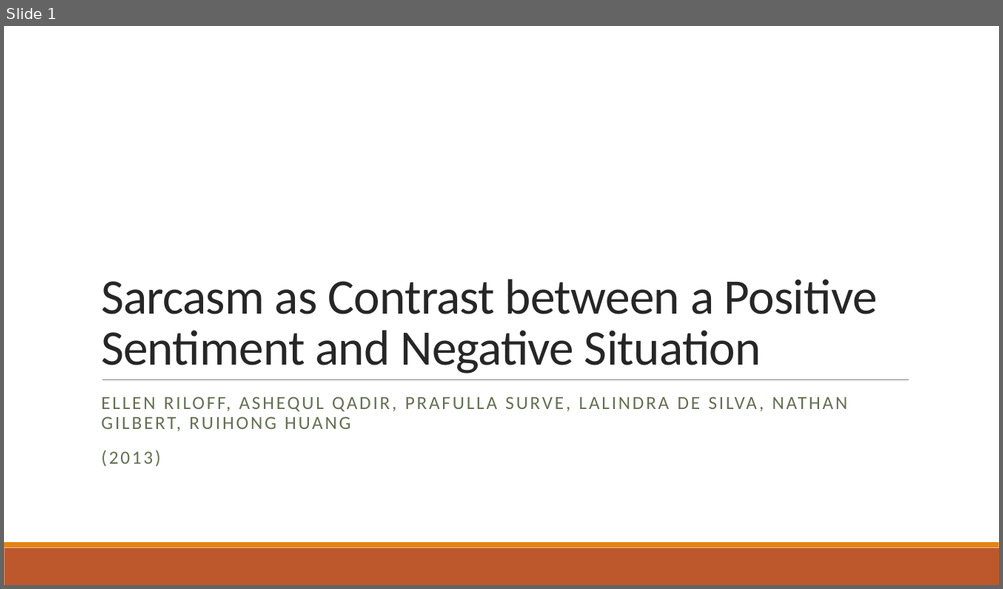
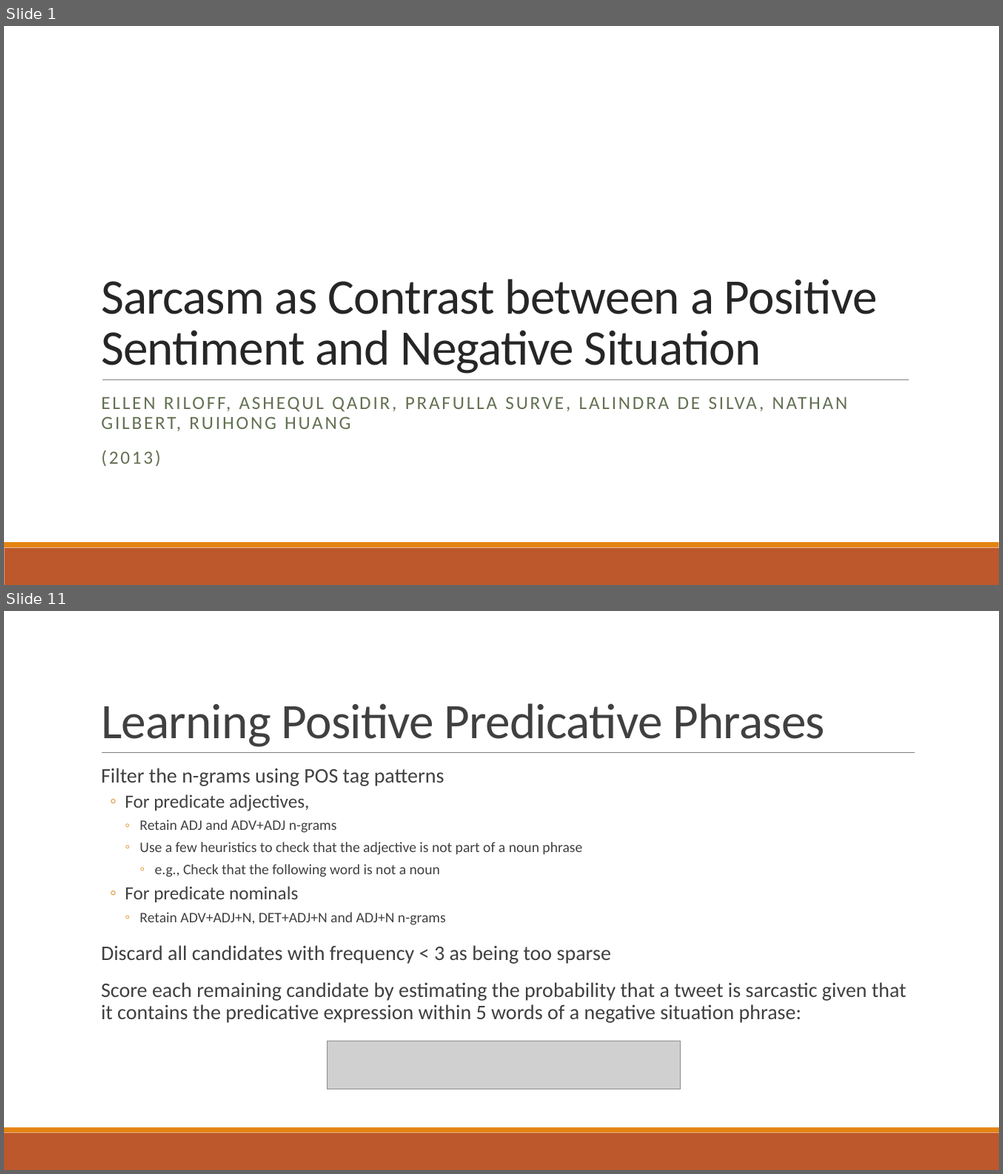
Before and after one commit to liangxh/grad, a slide deck: [文献调研] Sarcasm as Contrast between a Positive Sentiment and Negative Situation.pptx. Shown one above the other, each under a label of ours: slide 1 before the commit, slides 1 and 11 after it; the slides between them are not shown. The pictures are 1003x589 and 1003x1174 pixels, drawn with LibreOffice and Linux fonts; fonts in the diff are those of the drawing; grey boxes stand for pictures. Boxes give left, top, right and bottom in pixels: in the first picture for what was removed or moved away, otherwise in the second. Text is boxed around its words. In the diff, an @@ line names an element or a change of style, - is before the commit and + after.

```diff
--- a/[文献调研] Sarcasm as Contrast between a Positive Sentiment and Negative Situation.pptx
+++ b/[文献调研] Sarcasm as Contrast between a Positive Sentiment and Negative Situation.pptx
@@ slide 11 added at bbox=[4, 611, 999, 1170], background #FFFFFF; not listed: 2 template elements that a slide beside it also shows @@
@@ title added at bbox=[101, 703, 825, 747], 48 pt, text #404040 @@
+Learning Positive Predicative Phrases
@@ line added from (102, 753) to (915, 753), #808080 0.5 pt @@
@@ text added at bbox=[101, 768, 906, 1023], 20 pt, text #404040 @@
+  Filter the n-grams using POS tag patterns
+  ◦ For predicate adjectives,
+    ◦ Retain ADJ and ADV+ADJ n-grams
+    ◦ Use a few heuristics to check that the adjective is not part of a noun phrase
+      ◦ e.g., Check that the following word is not a noun
+  ◦ For predicate nominals
+    ◦ Retain ADV+ADJ+N, DET+ADJ+N and ADJ+N n-grams
+  Discard all candidates with frequency < 3 as being too sparse
+  Score each remaining candidate by estimating the probability that a tweet is sarcastic given that it contains the predicative expression within 5 words of a negative situation phrase:
@@ picture added at bbox=[327, 1042, 680, 1090] @@
```
Also in this commit, not shown: 8 slides changed, 14 other slides added, 3 slides removed.
